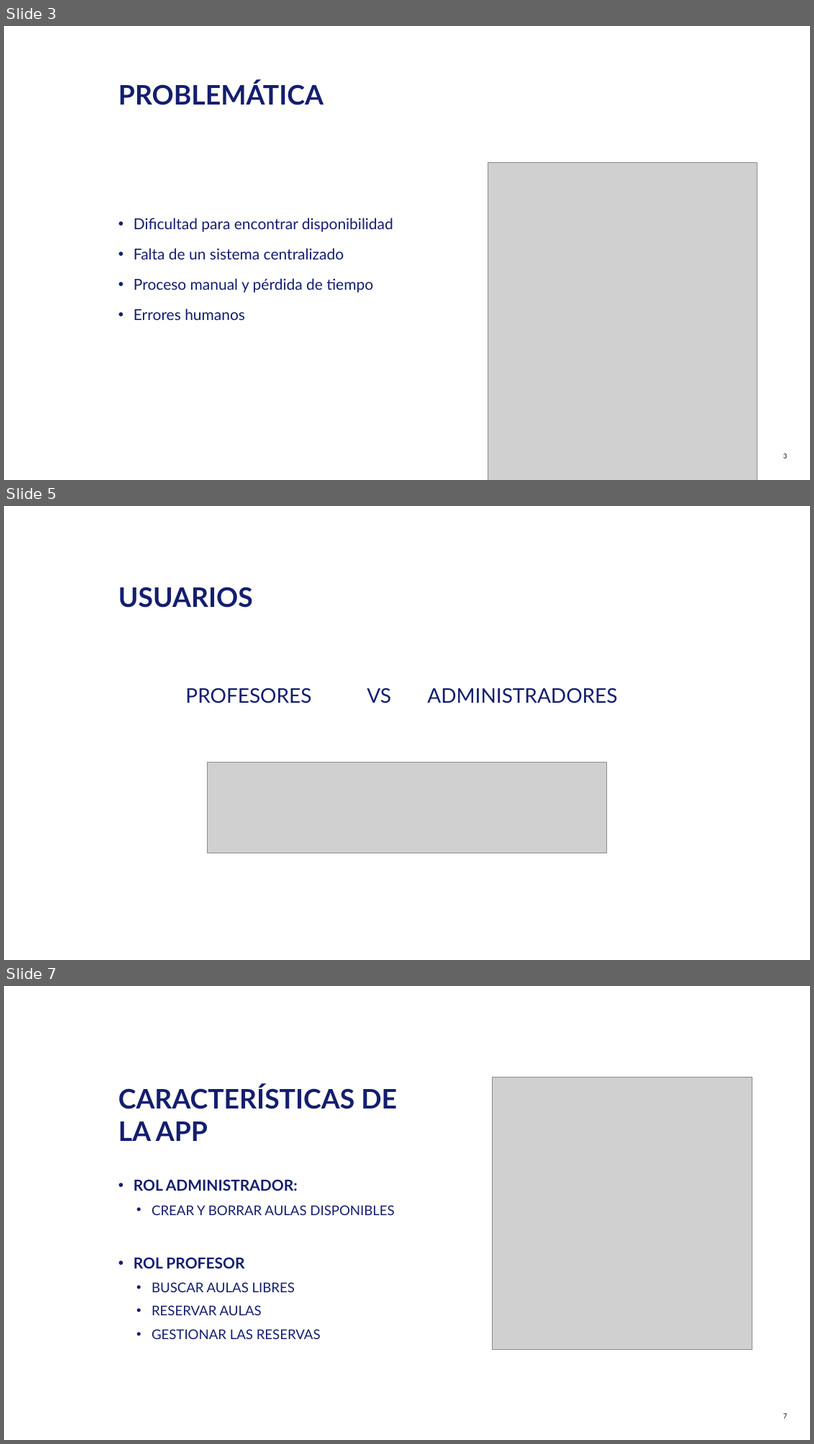
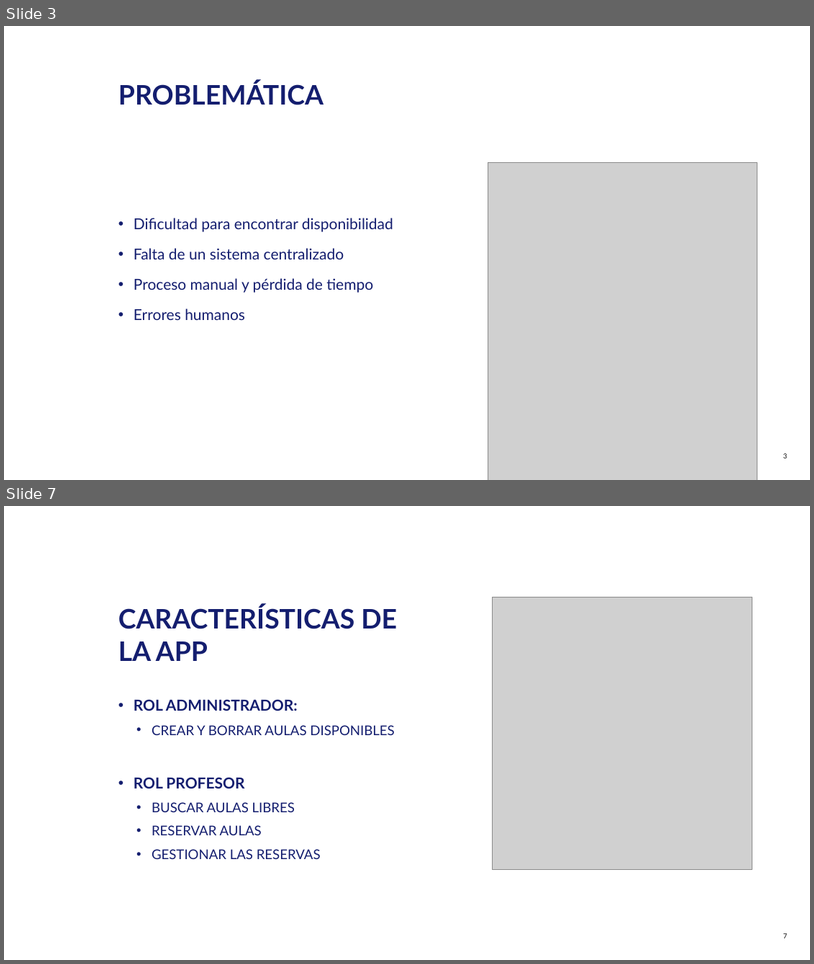
Before and after one commit to barreiroabad/Booking_Classroom, a slide deck: BOOKING CLASSROOM.pptx. Shown one above the other, each under a label of ours: slides 3, 5 and 7 before the commit, slides 3 and 7 after it; the slides between them are not shown. The pictures are 814x1444 and 814x964 pixels, drawn with LibreOffice and Linux fonts; fonts in the diff are those of the drawing; grey boxes stand for pictures. Boxes give left, top, right and bottom in pixels: in the first picture for what was removed or moved away, otherwise in the second. Text is boxed around its words. In the diff, an @@ line names an element or a change of style, - is before the commit and + after.

```diff
--- a/BOOKING CLASSROOM.pptx
+++ b/BOOKING CLASSROOM.pptx
@@ slide 5 removed at bbox=[4, 506, 810, 960], background #FFFFFF @@
@@ title removed at bbox=[118, 587, 253, 608] @@
-USUARIOS
@@ text removed at bbox=[185, 687, 617, 703] @@
-PROFESORES VS ADMINISTRADORES
@@ picture removed at bbox=[208, 762, 607, 852] @@
```
Also in this commit, not shown: 3 slides changed, 1 slide added, 1 other slide removed, 5 other files.
